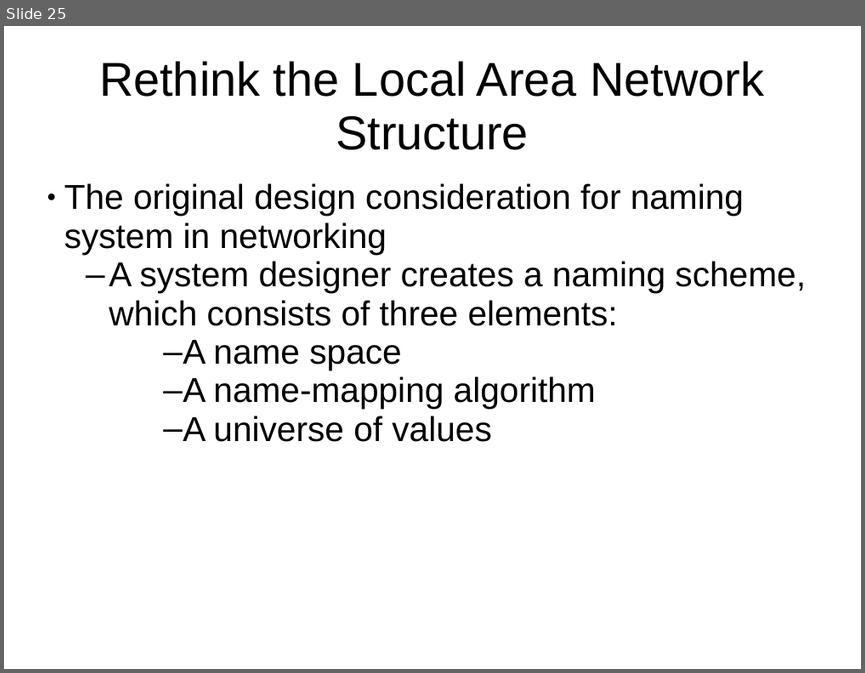
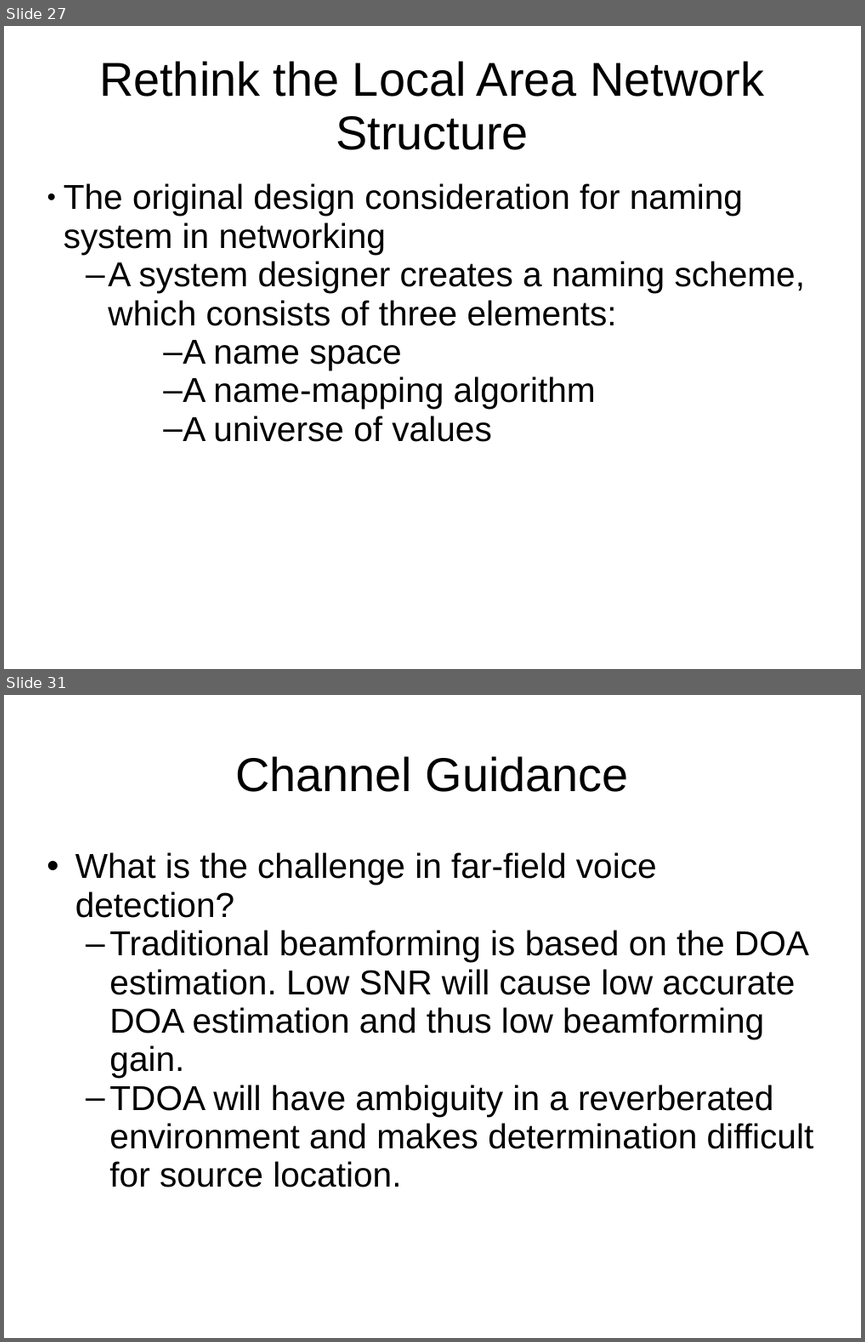
Before and after one commit to HSID/Ubuntu-Desktop, a slide deck: Enhanced-Smart-Home-Assistant.ppt. Shown one above the other, each under a label of ours: slide 25 before the commit, slides 27 and 31 after it; the slides between them are not shown. The pictures are 865x673 and 865x1342 pixels, drawn with LibreOffice and Linux fonts; fonts in the diff are those of the drawing. Boxes give left, top, right and bottom in pixels: in the first picture for what was removed or moved away, otherwise in the second. Text is boxed around its words. In the diff, an @@ line names an element or a change of style, - is before the commit and + after.

```diff
--- a/Enhanced-Smart-Home-Assistant.ppt
+++ b/Enhanced-Smart-Home-Assistant.ppt
@@ slide 31 added at (4,695,861,1338), background #FFFFFF @@
@@ title added at (235,756,629,792), 44 pt, text #000000 @@
+Channel Guidance
@@ subtitle added at (75,852,814,1187), 32 pt, text #000000 @@
+• What is the challenge in far-field voice detection?
+  – Traditional beamforming is based on the DOA estimation. Low SNR will cause low accurate DOA estimation and thus low beamforming gain.
+  – TDOA will have ambiguity in a reverberated environment and makes determination difficult for source location.
@@ what was slide 25 is now slide 27 @@
```
Also in this commit, not shown: 24 other slides changed, 11 other slides added, 1 other file.
